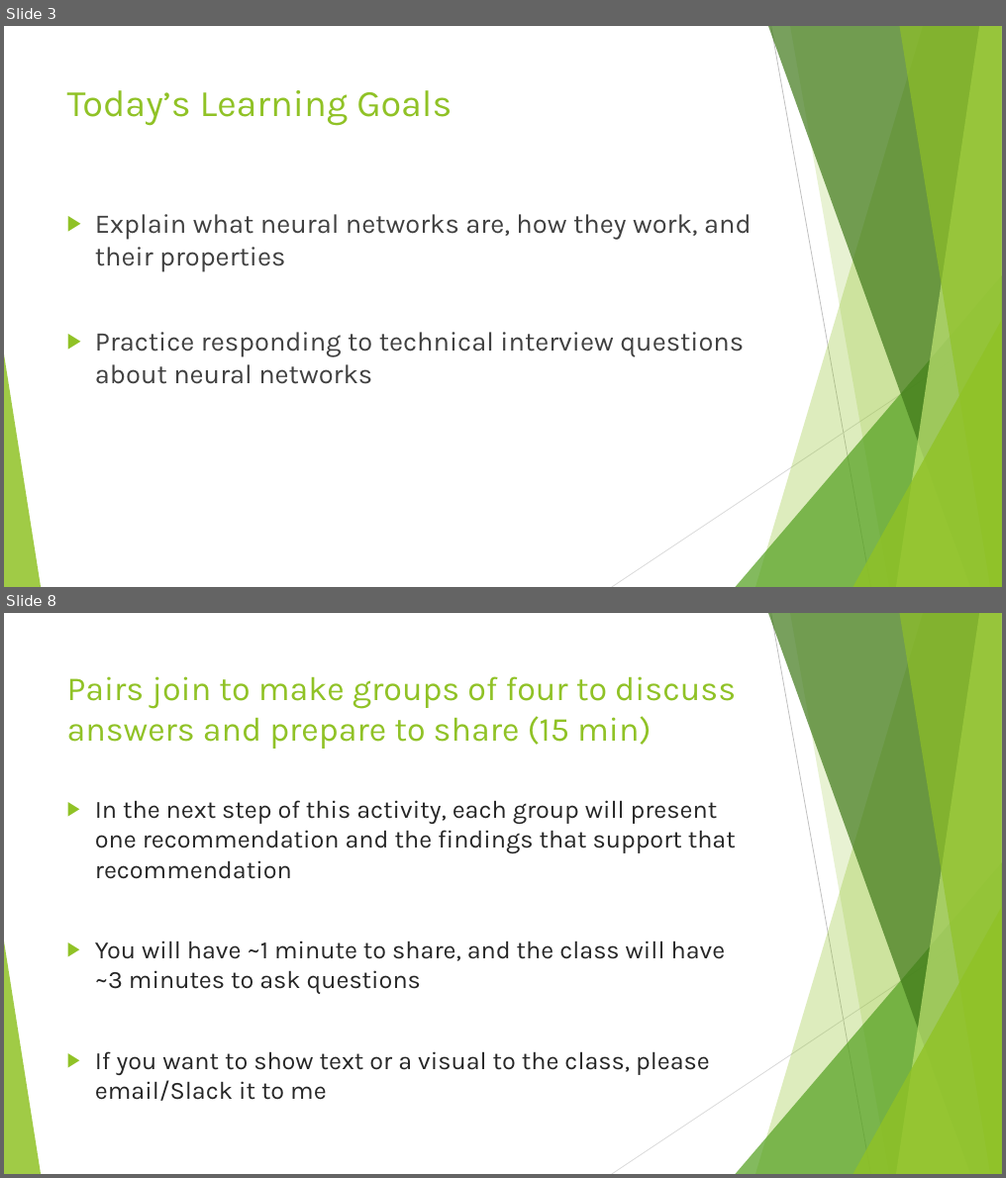
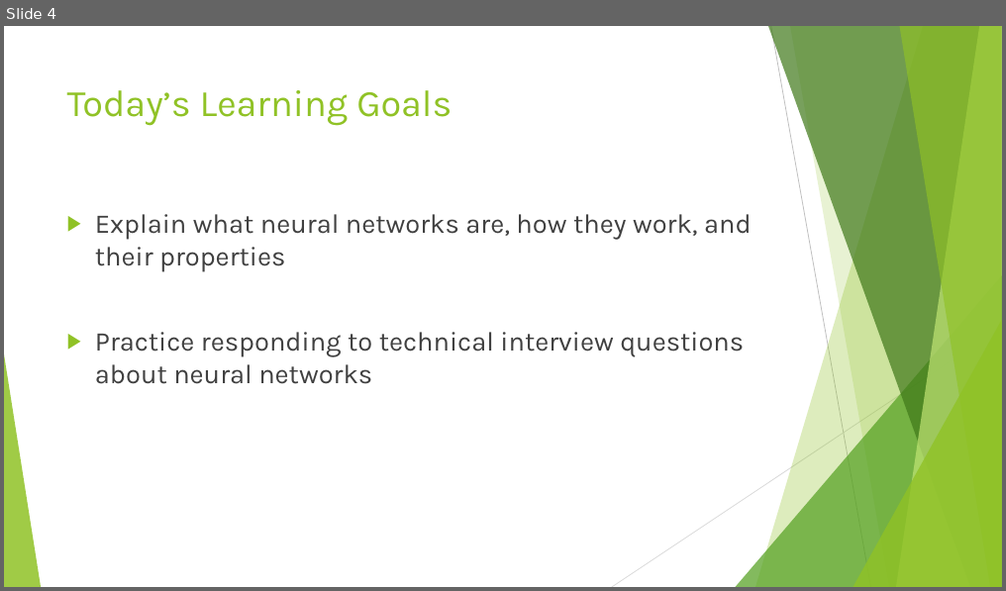
Before and after one commit to DavidBraslow/Neural-Network-Interviews, a slide deck: Neural Network Interviews Slides v2.pptx. Shown one above the other, each under a label of ours: slides 3 and 8 before the commit, slide 4 after it; the slides between them are not shown. The pictures are 1006x1178 and 1006x591 pixels, drawn with LibreOffice and Linux fonts; fonts in the diff are those of the drawing. Boxes give left, top, right and bottom in pixels: in the first picture for what was removed or moved away, otherwise in the second. Text is boxed around its words. In the diff, an @@ line names an element or a change of style, - is before the commit and + after.

```diff
--- a/Neural Network Interviews Slides v2.pptx
+++ b/Neural Network Interviews Slides v2.pptx
@@ slide 8 removed at bbox=[4, 613, 1002, 1174], background #FFFFFF; not listed: 10 template elements that a slide beside it also shows @@
@@ title removed at bbox=[67, 676, 736, 749] @@
-Pairs join to make groups of four to discuss answers and prepare to share (15 min)
@@ text removed at bbox=[95, 800, 736, 1101] @@
-▶ In the next step of this activity, each group will present one recommendation and the findings that support that recommendation
-▶ You will have ~1 minute to share, and the class will have ~3 minutes to ask questions
-▶ If you want to show text or a visual to the class, please email/Slack it to me
@@ what was slide 3 is now slide 4 @@
```
Also in this commit, not shown: 5 slides changed, 6 slides added, 2 other slides removed, 2 other files.
